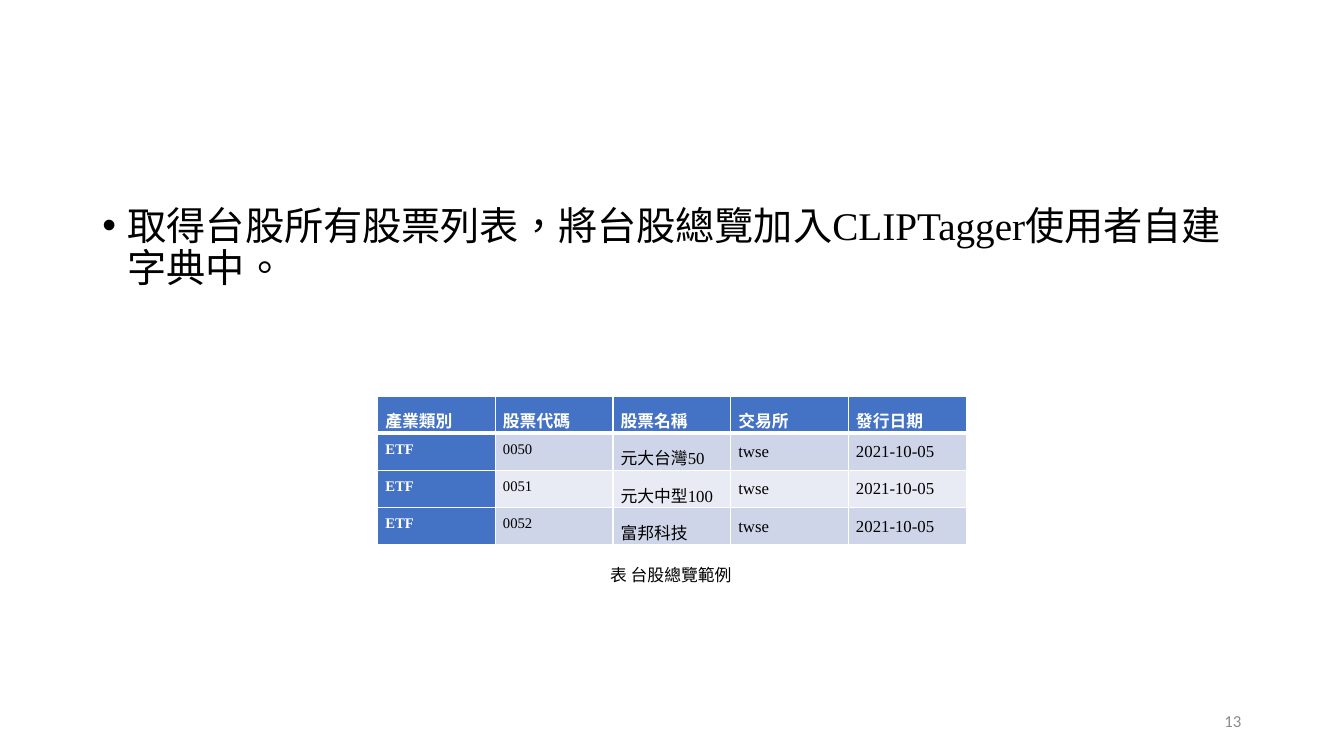
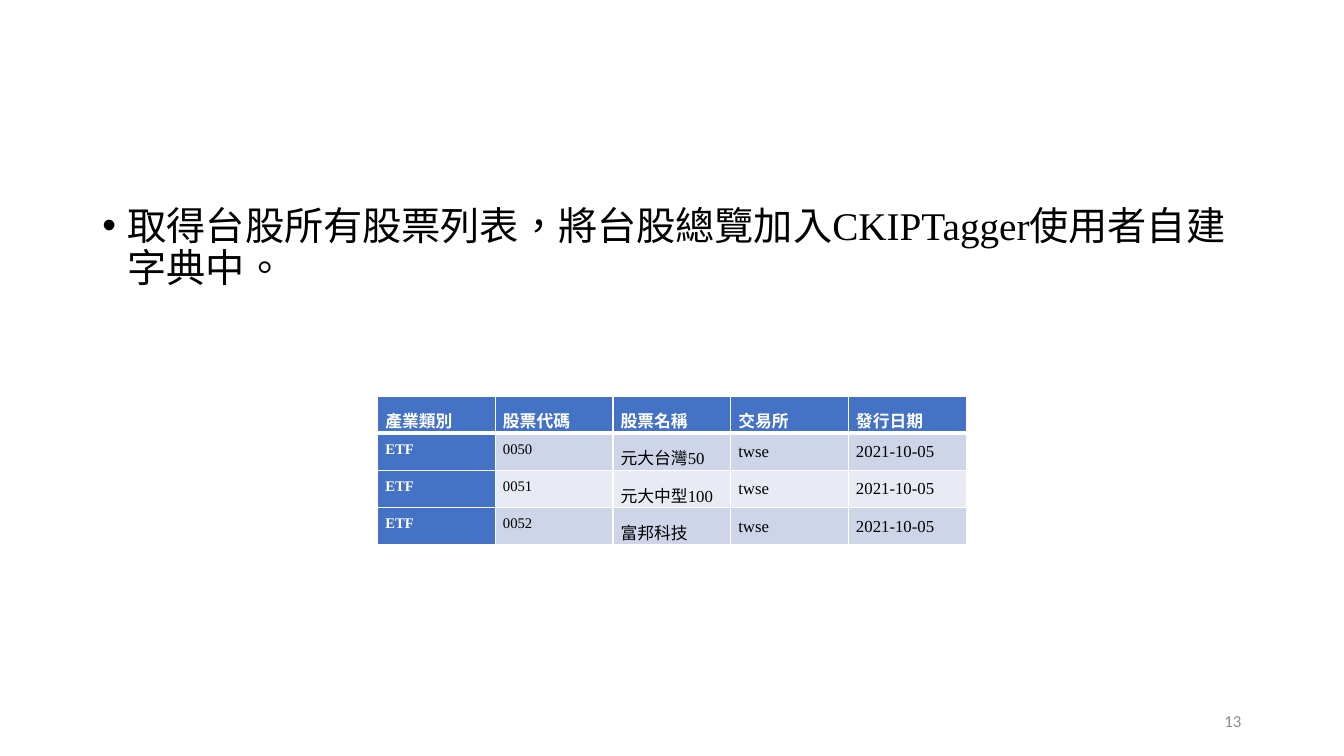
Before and after one commit to Skya-neko/StockPrediction, a slide deck: slide 13 of document/基於財經字典與分析指標的神經網路預測股價趨勢.pptx. Drawn at 1344x756 pixels with LibreOffice and Linux fonts; fonts in the diff are those of the drawing; background and template pictures are left out. Boxes give left, top, right and bottom in pixels: in the first picture for what was removed or moved away, otherwise in the second. Text is boxed around its words. In the diff, an @@ line names an element or a change of style, - is before the commit and + after.

```diff
--- a/document/基於財經字典與分析指標的神經網路預測股價趨勢.pptx
+++ b/document/基於財經字典與分析指標的神經網路預測股價趨勢.pptx
@@ text at (x1=128, y1=207, x2=1226, y2=285): text changed @@
-• 取得台股所有股票列表，將台股總覽加入CLIPTagger使用者自建字典中。
+• 取得台股所有股票列表，將台股總覽加入CKIPTagger使用者自建字典中。
@@ text removed at (x1=610, y1=567, x2=732, y2=583) @@
-表 台股總覽範例
```
Also in this commit, not shown: 23 other slides changed, 2 slides added, 1 slide removed, 7 other files.
